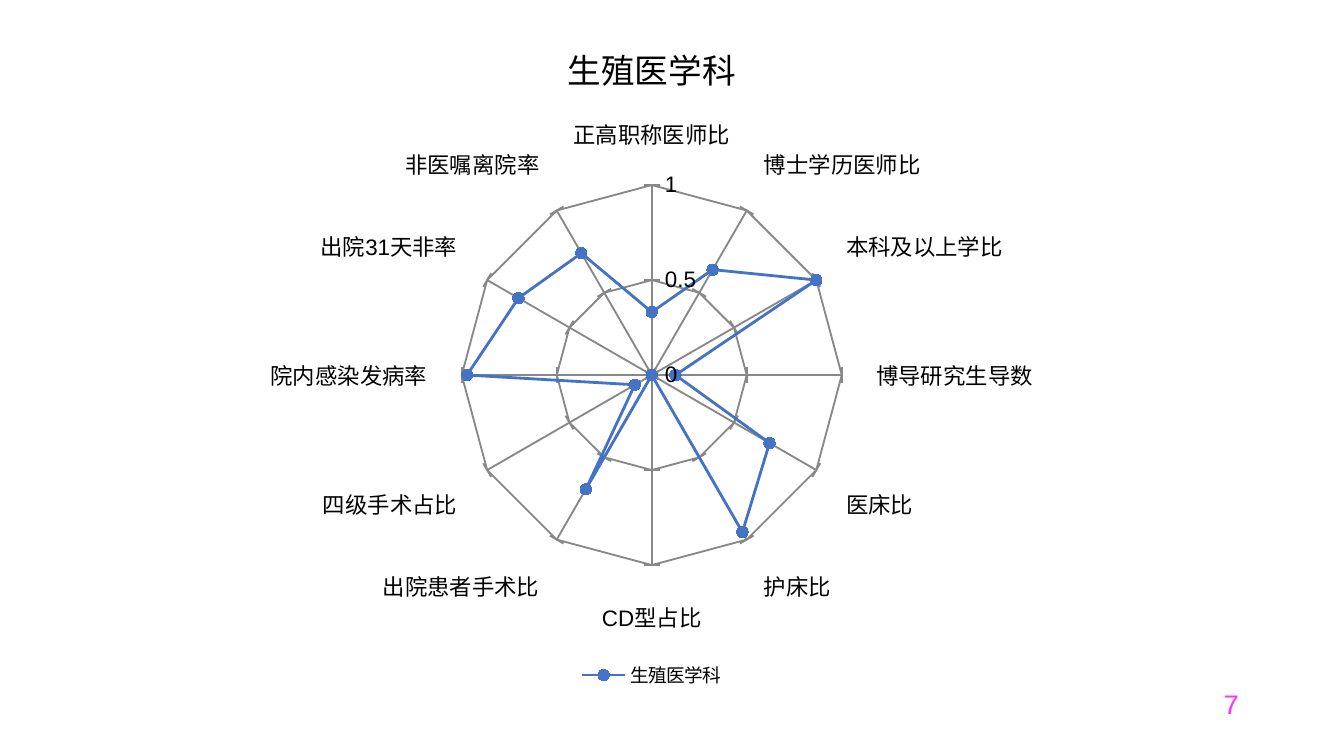
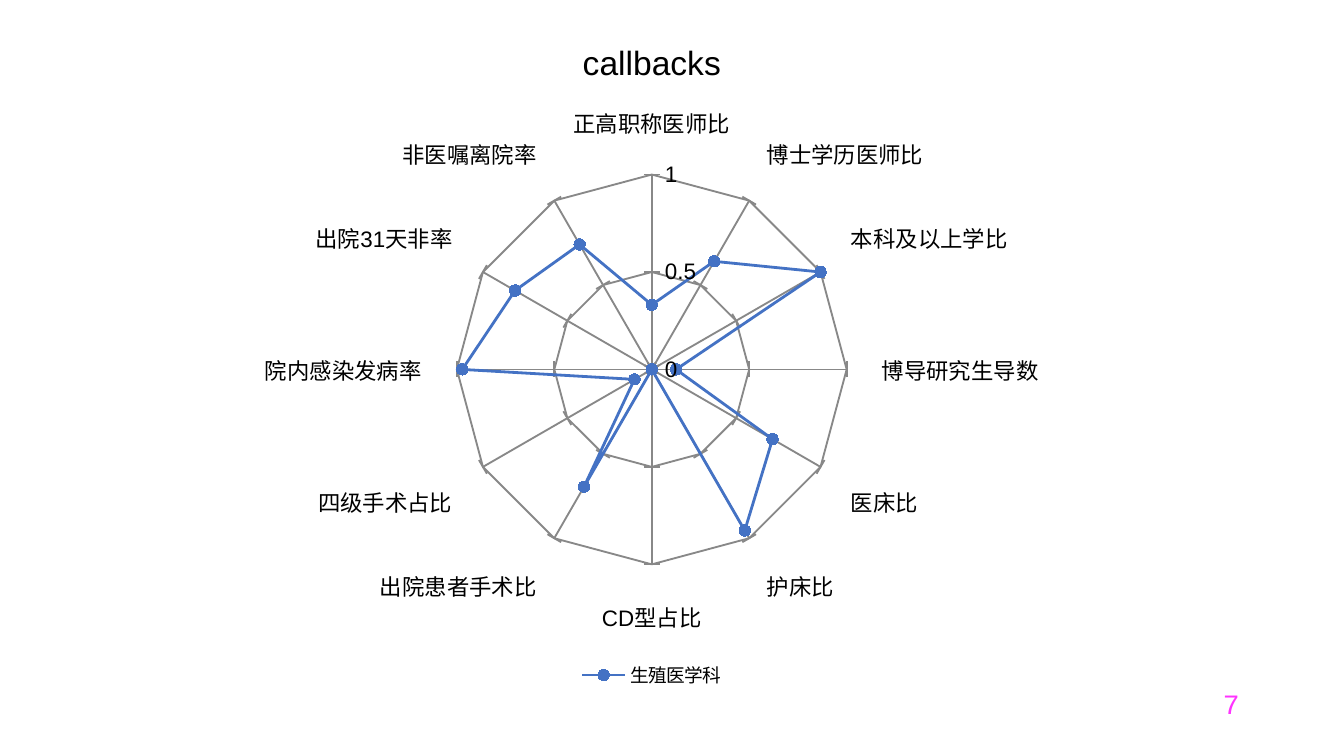
Before and after one commit to Tostig0916/hqcoffee, a slide deck: slide 7 of outputs/PPT/jsszyy.pptxgen.pptx. Drawn at 1344x756 pixels with LibreOffice and Linux fonts; fonts in the diff are those of the drawing. Boxes give left, top, right and bottom in pixels: in the first picture for what was removed or moved away, otherwise in the second. Text is boxed around its words. In the diff, an @@ line names an element or a change of style, - is before the commit and + after.

```diff
--- a/outputs/PPT/jsszyy.pptxgen.pptx
+++ b/outputs/PPT/jsszyy.pptxgen.pptx
@@ radar chart at <box>13,13,1290,694</box> @@
@@ title "生殖医学科" to "callbacks" @@
```
Also in this commit, not shown: 36 other slides changed, 3 other files.
